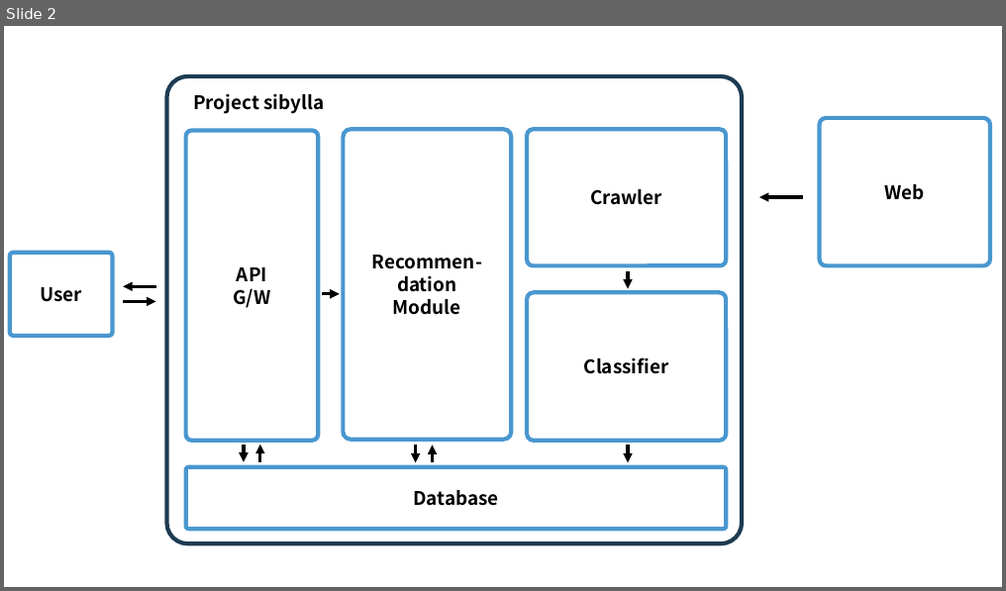
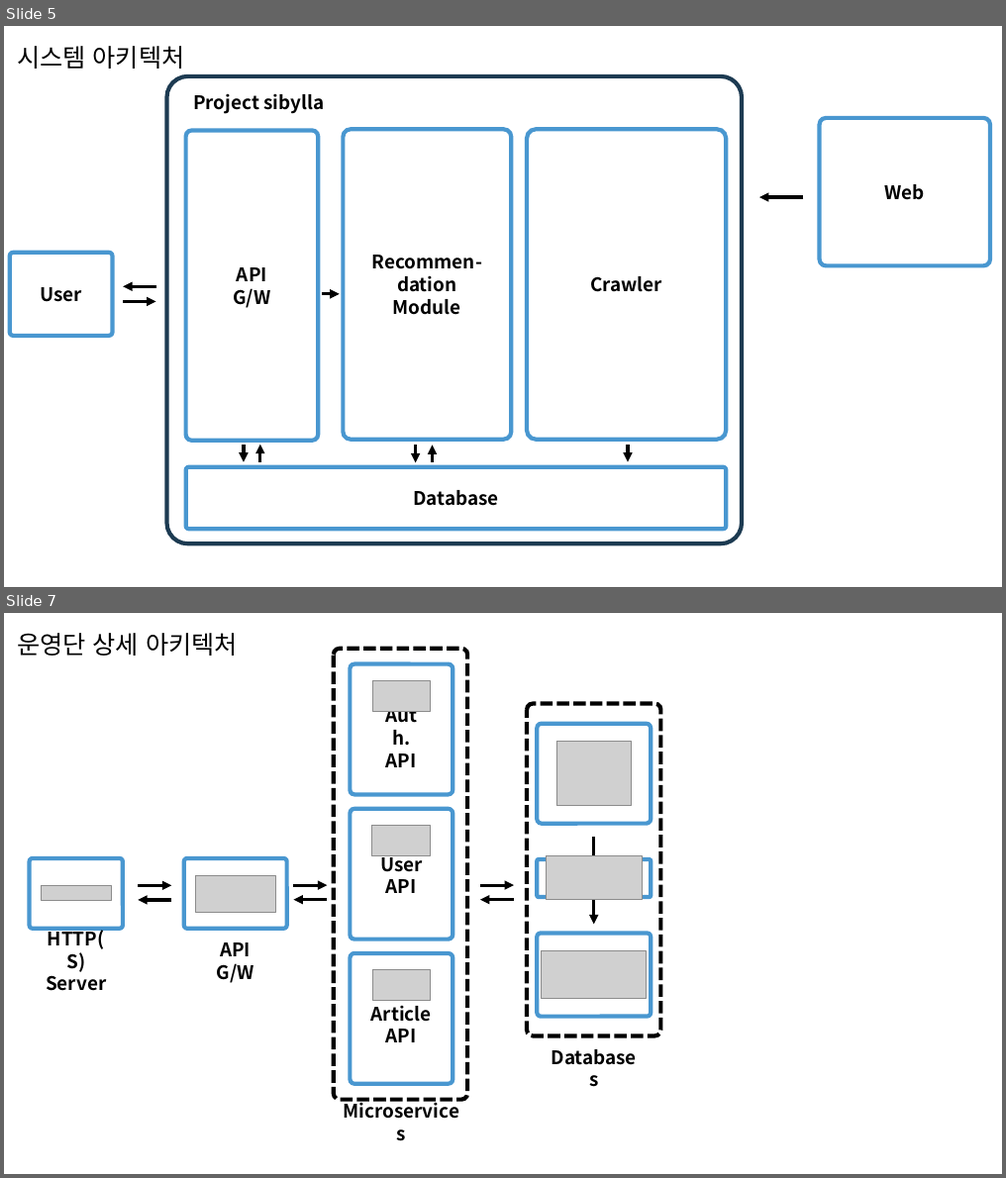
Before and after one commit to Laterality/sibylla, a slide deck: docs/raws/diagrams.pptx. Shown one above the other, each under a label of ours: slide 2 before the commit, slides 5 and 7 after it; the slides between them are not shown. The pictures are 1006x591 and 1006x1178 pixels, drawn with LibreOffice and Linux fonts; fonts in the diff are those of the drawing; grey boxes stand for pictures. Boxes give left, top, right and bottom in pixels: in the first picture for what was removed or moved away, otherwise in the second. Text is boxed around its words. In the diff, an @@ line names an element or a change of style, - is before the commit and + after.

```diff
--- a/docs/raws/diagrams.pptx
+++ b/docs/raws/diagrams.pptx
@@ slide 7 added at bbox=[4, 613, 1002, 1174], background #FFFFFF @@
@@ text added at bbox=[17, 633, 238, 656], 24 pt, text #000000 @@
+운영단 상세 아키텍처
@@ rounded rectangle added at bbox=[30, 859, 123, 929], fill #FFFFFF, outline #4997D0 4 pt @@
@@ rounded rectangle added at bbox=[183, 859, 286, 929], fill #FFFFFF, outline #4997D0 4 pt @@
@@ picture added at bbox=[196, 875, 275, 913] @@
@@ group added at bbox=[528, 703, 661, 1083]: 4 rounded rectangles, 3 pictures, 1 text, 1 arrow @@
+Databases
@@ picture added at bbox=[41, 885, 112, 900] @@
@@ arrow added from (138, 885) to (171, 885), #000000 3 pt @@
@@ arrow added from (171, 900) to (138, 900), #000000 3 pt @@
@@ arrow added from (294, 885) to (328, 885), #000000 3 pt @@
@@ arrow added from (328, 900) to (294, 900), #000000 3 pt @@
@@ arrow added from (480, 885) to (514, 885), #000000 3 pt @@
@@ arrow added from (514, 900) to (480, 900), #000000 3 pt @@
@@ text added at bbox=[46, 927, 106, 991], 18 pt, text #000000, bold @@
+HTTP(S)
+Server
@@ text added at bbox=[217, 943, 254, 983], 18 pt, text #000000, bold @@
+API
+G/W
@@ group added at bbox=[334, 649, 469, 1137]: 4 rounded rectangles, 4 texts, 3 pictures @@
+Auth.
+API
+Article
+API
+User
+API
+Microservices
@@ what was slide 2 is now slide 5 @@
@@ slide 5 changed as well @@
@@ text added at bbox=[17, 46, 185, 69], 24 pt, text #000000 @@
+시스템 아키텍처
@@ rounded rectangle: place and size @@
-rounded rectangle at bbox=[528, 129, 727, 267]
+rounded rectangle at bbox=[528, 129, 727, 439]
@@ text "Crawler": place and size @@
-text "Crawler" at bbox=[590, 189, 662, 205]
+text "Crawler" at bbox=[590, 276, 662, 292]
@@ rounded rectangle removed at bbox=[528, 292, 727, 441] @@
@@ arrow removed from (628, 272) to (628, 288) @@
@@ text removed at bbox=[584, 358, 669, 374] @@
-Classifier
```
Also in this commit, not shown: 1 other slide changed, 5 other slides added, 7 other files.
